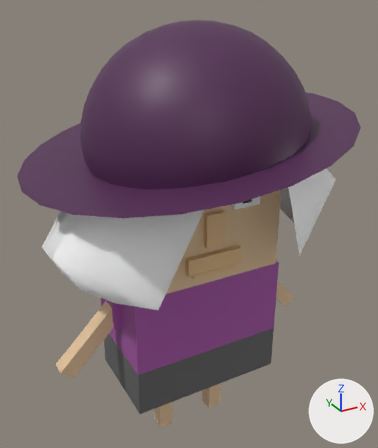
An edit to the FBX model Bird Gang/Assets/MayaAnimations/OldWoman.fbx, drawn before and after from the same camera.
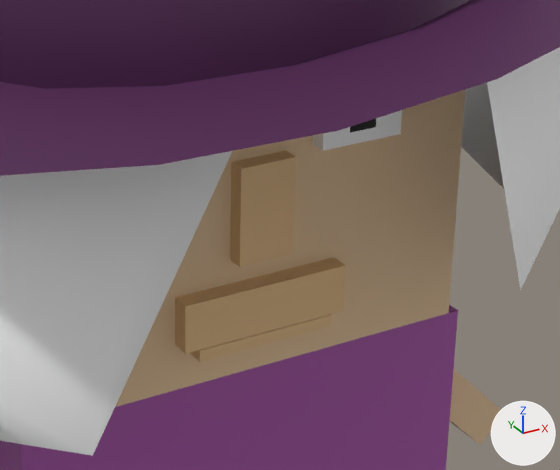
There are two pictures of each version: one whole from a camera (50 mm lens) standing at (-1.44, -2.63, 1.97) and looking at (0.08, 0.13, 0.59), one close up on the part from 34% to 83% of the width and 36% to 70% of the height. Lighting does not change. The marker at lower right points along +X, +Y and +Z. Where no turn or scale is listed for an object, it has been applied to the vertices.

The older version as bpy lines, for what is in view:
```python
me_mesh_002 = bpy.data.meshes.new('Mesh.002')
me_mesh_002.from_pydata(...)  # 6616 vertices, 6614 faces; spans x -0.531..0.525, y -0.344..0.3, z -0.4..0.4
me_mesh_002.materials.append(mat_surfaceshader4)  # beige #e5c59d
me_mesh_002.materials.append(mat_surfaceshader9)  # black #000000
me_mesh_002.materials.append(mat_surfaceshader12)  # beige #e5be8b
me_mesh_002.materials.append(mat_surfaceshader10)  # white #ffffff
me_mesh_002.materials.append(mat_surfaceshader15)  # beige #e5be8b
me_mesh_002.materials.append(mat_surfaceshader27)  # white #ffffff
me_mesh_002.materials.append(mat_surfaceshader14)  # black #000000
me_mesh_002.materials.append(mat_surfaceshader17)  # beige #e5be8b
me_mesh_002.materials.append(mat_surfaceshader13)  # beige #e5be8b
me_mesh_002.materials.append(mat_surfaceshader28)  # white #ffffff
me_mesh_002.materials.append(mat_surfaceshader29)  # light grey #c5c5c5
me_mesh_002.materials.append(mat_surfaceshader11)  # white #ffffff
me_mesh_005 = bpy.data.meshes.new('Mesh.005')
me_mesh_005.from_pydata(...)  # 402 vertices, 400 faces; spans x -0.546..0.538, y -0.3..0.3, z -0.4..0.4
# faces by material slot: [304, 96]
me_mesh_005.materials.append(mat_surfaceshader18)  # pink #a555a5
me_mesh_005.materials.append(mat_surfaceshader19)  # dark grey #626262
me_mesh_007 = bpy.data.meshes.new('Mesh.007')
me_mesh_007.from_pydata(...)  # 41 vertices, 40 faces; spans x -0.91..1.08, y -0.78..0.56, z -0.75..0.56
me_mesh_007.materials.append(mat_surfaceshader26)  # white #ffffff
ob_body = bpy.data.objects.new('Body', me_mesh_005)
ob_body.location = (0.0, 0.0, 0.0)
ob_face = bpy.data.objects.new('Face', me_mesh_002)
ob_face.location = (0.0, 0.0, 0.8)
ob_hair = bpy.data.objects.new('Hair', me_mesh_007)
ob_hair.location = (-0.002, 0.103, 1.224)
# also in view: 'cap2' at (0.04, -0.02, 1.44); 'Hand1' at (0.67, 0.0, 0.04); 'cap1' at (0.03, 0.09, 1.19)
```
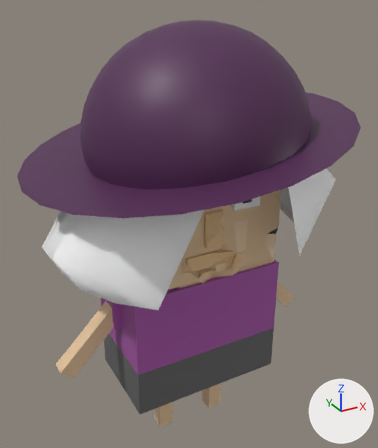
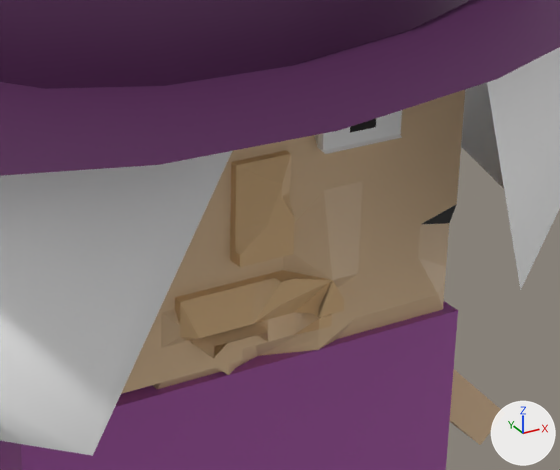
Changed parts and their boxes (x1, y1, x2, y2) in the close-ups (560 x 470 px):
```json
{"object": "Face", "change": "reshaped", "before": [115, 90, 465, 407], "after": [121, 90, 465, 394]}
{"part": 1, "of": "me_mesh_002", "change": "deleted", "before": [115, 101, 464, 407], "on screen": "brown"}
```

Edits to the scene script, one JSON object a line:
```json
{"block": "me_mesh_002", "where": "# used by ob_face; location = (0.0, 0.0, 0.8)"}
{"op": "remove", "block": "me_mesh_002", "code": "me_mesh_002.from_pydata(...)  # 6616 vertices, 6614 faces; spans x -0.531..0.525, y -0.344..0.3, z -0.4..0.4"}
{"op": "add", "block": "me_mesh_002", "code": "me_mesh_002.from_pydata(...)  # 2715 vertices, 2954 faces; spans x -0.531..0.513, y -0.344..0.3, z -0.4..0.4"}
{"block": "me_mesh_002", "change": "me_mesh_002 part 1: 3822 vertices removed from x -0.531..0.525, y -0.344..0.3, z -0.4..0.4"}
```
